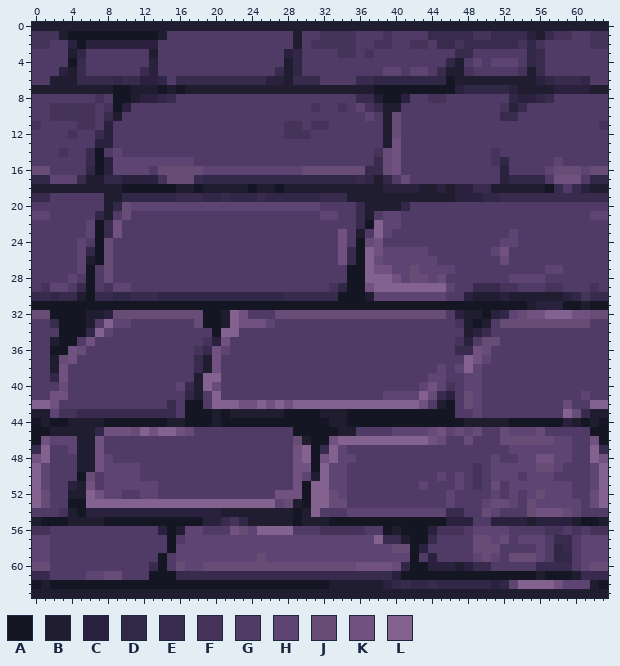
Two versions of one pixel-art file, ArtSource/DungeonEnvironment/ModularRebuild/Editable/FloorTiles/FloorMiddleA.aseprite. This is how it looked before the edit.
64x64 pixels, 1 frame. Colours within 5 levels of each other are drawn and written as one.
Palette (. is transparent): A #151624  B #201d30  C #29213d  D #312747  E #382b4d  F #45335a  G #503b66  H #5e4473  J #674c75  K #70517f  L #83628f
After the commit:
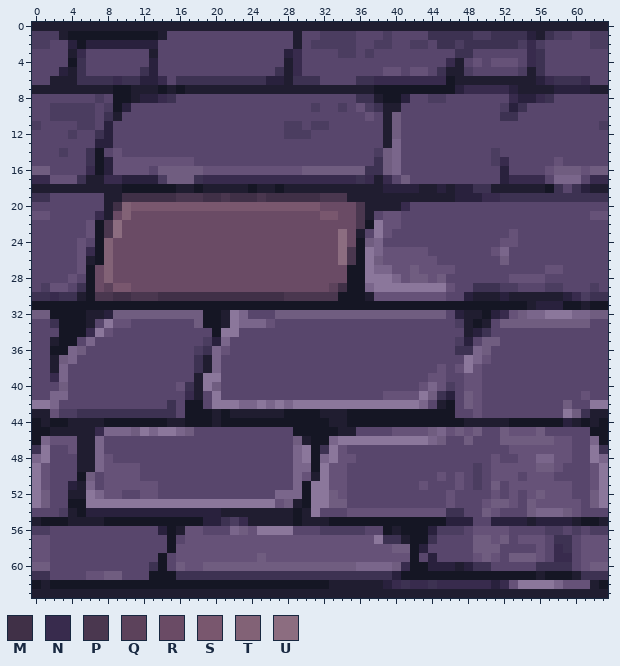
Colours new in this view: M #403047  N #382b4d  P #4a374f  Q #5c425b  R #6a4b65  S #79576e  T #826276  U #8c6d80
What changed:
colour E: #382b4d -> #3d3252
colour F: #45335a -> #4b3d60
colour G: #503b66 -> #58466c
colour H: #5e4473 -> #665278
colour J: #674c75 -> #705d80
colour K: #70517f -> #7a668b
colour L: #83628f -> #8b779b
Changed rows in their new state; - is a pixel that keeps its letter.
first column x 5:
 2 --------------------------------------------------N------
 3 N-----------------------N-------------------------N------
 4 ------------------------N----------------N--------N------
 5 ------------------------N--------------------------------
 6 ----N----N-----------------------NNNNNNNN-----------N---N
 7 -------------------------------------------NNNNN---------
 8 ---------N--------------------------------------N--N-----
first column x 0:
15 ----------------------------------------------------N-----------
16 ------N---------------------------------------------------------
17 NN------NN---------NNNNNNNNNNNNNNNNN-N-N-------------NNNN-----NN
19 ----------MMMMMMPPPMMPMMMPMMMMMMPPP---------------NN------------
20 ---------MTSSSSSSSSSSSSSSSSSSSSSRRRRP----N----------------------
21 -------N-RTRRRRRRRRRRRRRRRRRRRRRSSRRP---------------------------
22 --------PURRRRRRRRRRRRRRRRRRRRRRRRRRP---------------------------
23 --------PURRRRRRRRRRRRRRRRRRRRRRRRUR----------------------------
24 --------TRRRRRRRRRRRRRRRRRRRRRRRRRUR----------------------------
25 ------N-TRRRRRRRRRRRRRRRRRRRRRRRRRUP----------------------------
26 --------TRRRRRRRRRRRRRRRRRRRRRRRRRUP----------------------------
27 -------RTRRRRRRRRRRRRRRRRRRRRRRRRRR-----------------------------
28 -------RTRRRRRRRRRRRRRRRRRRRRRRRRRR-----------------------------
29 -------RQSSRRRRRRRRRRRRRRRRRRRRRRQM-----------------------------
30 --N----PPMMPPPMMMMMMMMMMMMMMPPPPPP--------------------------N---
32 ----------------------------------------------------N-----------
34 ------N---------------------------------------------------------
first column x 2:
39 N---------------
41 ---------------N
first column x 7:
45 N
first column x 23:
55 N------------------------------------
58 -----------------------------------N-
59 -----------------------------------NN
60 ------------------N------------------
62 -----------------N-NN-NNNNNN-N-------
Pixel boxes of the changes (left, top, right, bottom) in both pictures:
changed: (32, 31, 608, 589)
